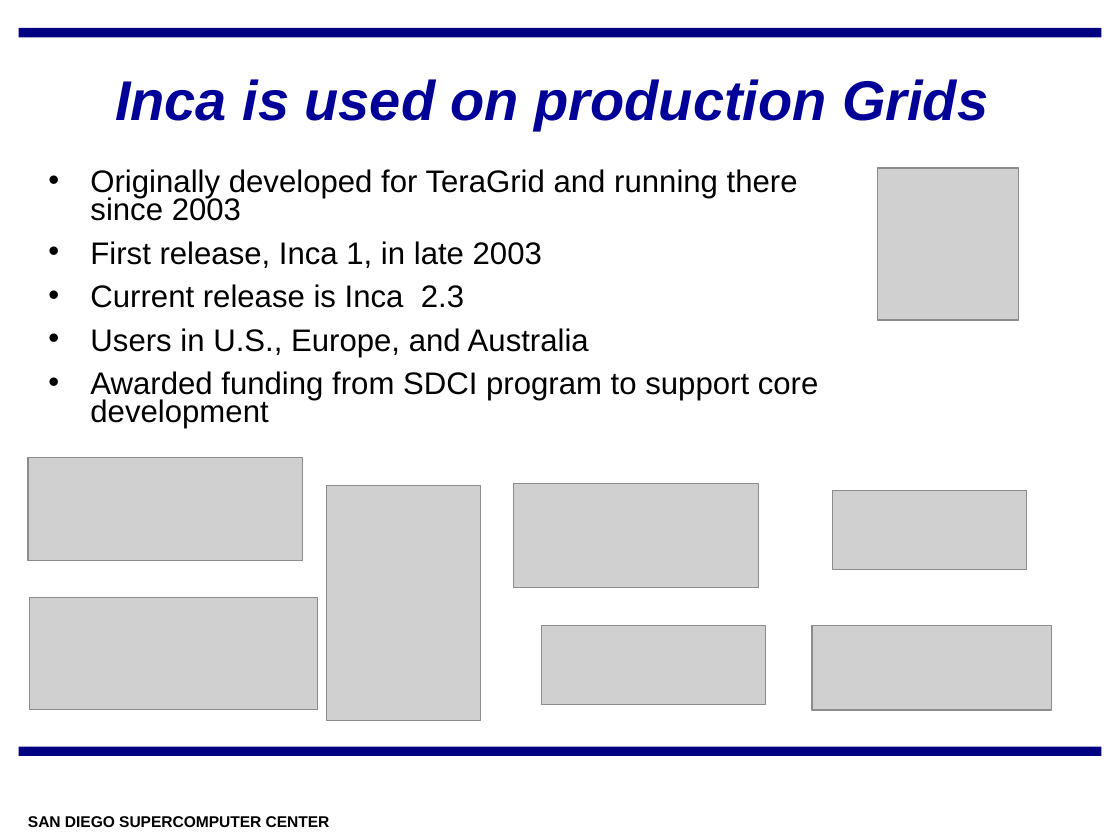
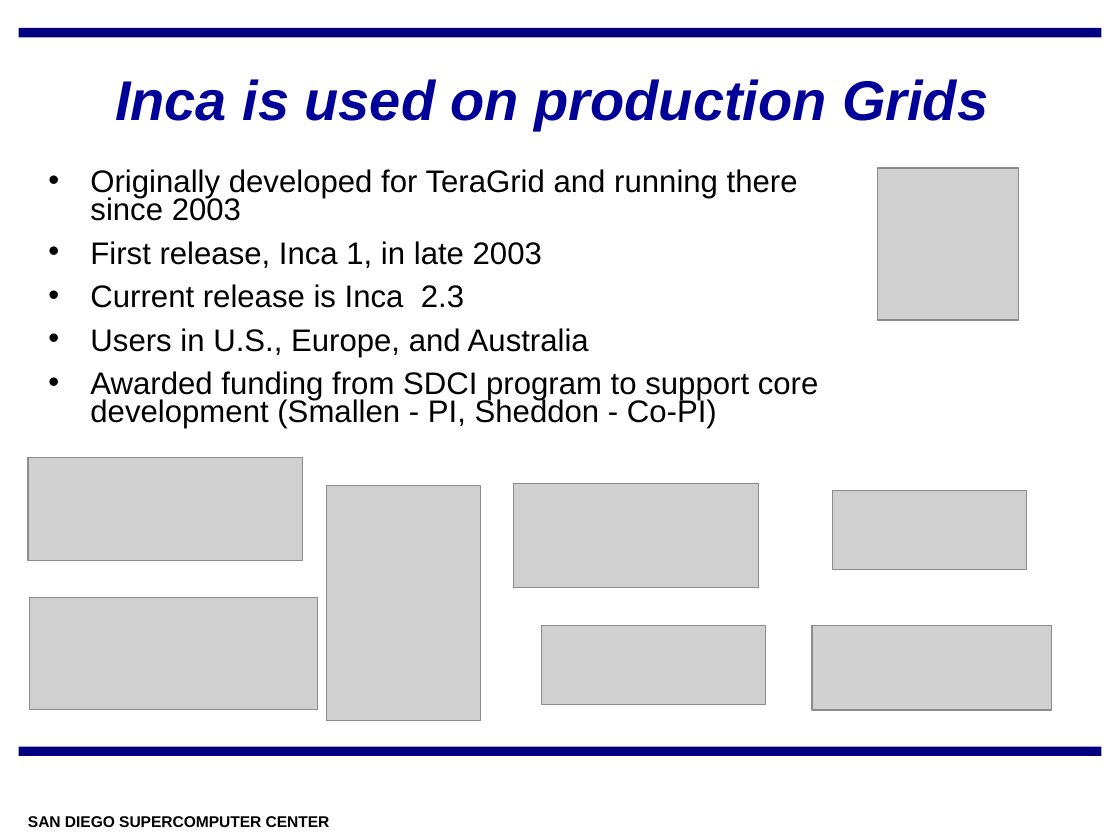
Before and after one commit to IncaProject/inca-xsede, a slide deck: slide 3 of talks/inca-nsf_02-08.ppt. Drawn at 1120x840 pixels with LibreOffice and Linux fonts; fonts in the diff are those of the drawing; grey boxes stand for pictures; background and template pictures are left out. Boxes give left, top, right and bottom in pixels: in the first picture for what was removed or moved away, otherwise in the second. Text is boxed around its words. In the diff, an @@ line names an element or a change of style, - is before the commit and + after.

Commit message:
changed quote, added PI on SDCI

```diff
--- a/talks/inca-nsf_02-08.ppt
+++ b/talks/inca-nsf_02-08.ppt
@@ text at bbox=[90, 371, 819, 429]: text changed @@
-• Awarded funding from SDCI program to support core development
+• Awarded funding from SDCI program to support core development (Smallen - PI, Sheddon - Co-PI)
```
Also in this commit, not shown: 1 other slide changed.
